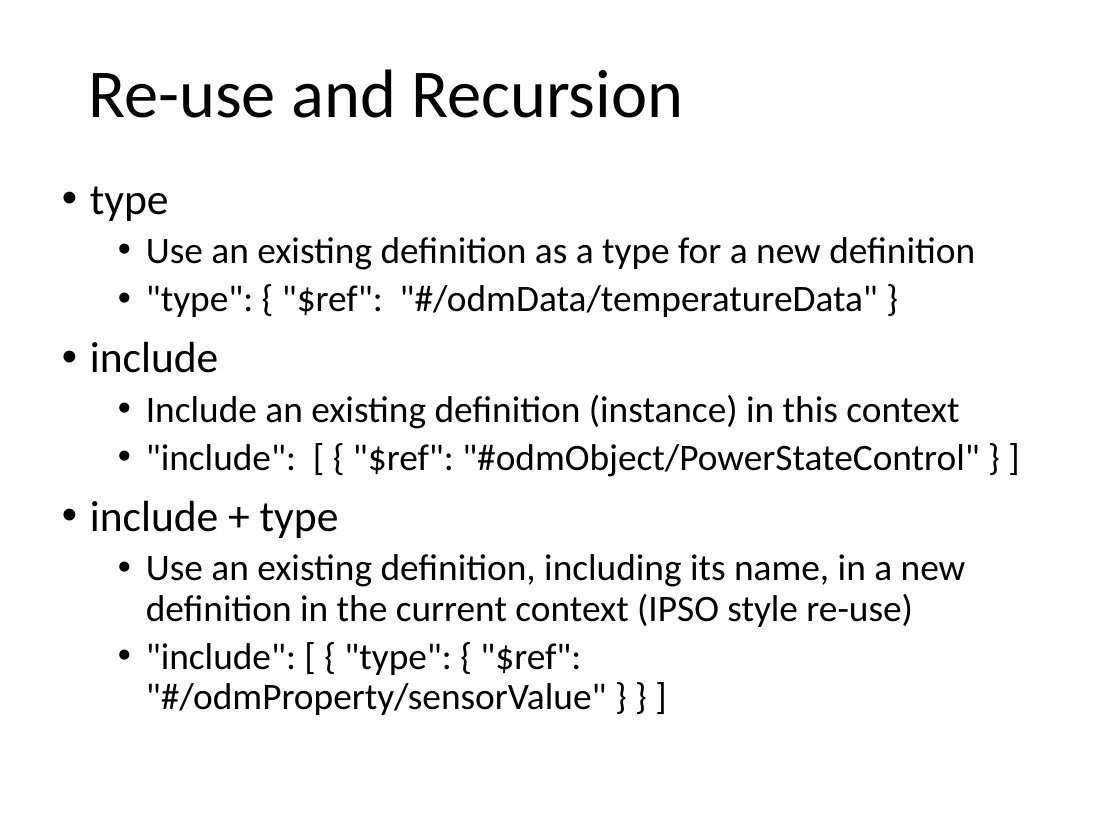
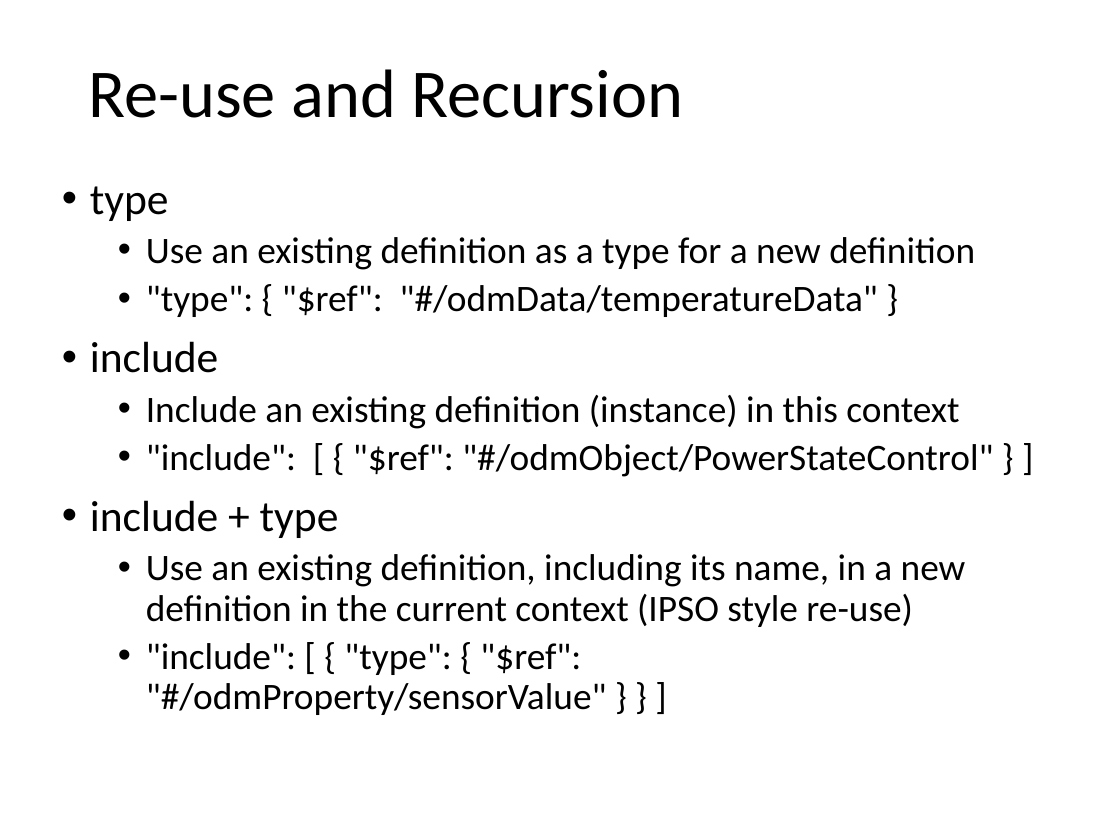
Before and after one commit to mjkoster/ODM-Examples, a slide deck: slide 8 of sdf-extensions.pptx (slide 7 before the commit). Drawn at 1120x840 pixels with LibreOffice and Linux fonts; fonts in the diff are those of the drawing. Boxes give left, top, right and bottom in pixels: in the first picture for what was removed or moved away, otherwise in the second. Text is boxed around its words. In the diff, an @@ line names an element or a change of style, - is before the commit and + after.

```diff
--- a/sdf-extensions.pptx
+++ b/sdf-extensions.pptx
@@ text at (146, 444, 993, 477): text changed @@
-  • "include": [ { "$ref": "#odmObject/PowerStateControl" } ]
+  • "include": [ { "$ref": "#/odmObject/PowerStateControl" } ]
```
Also in this commit, not shown: 3 other slides changed, 1 slide added.
